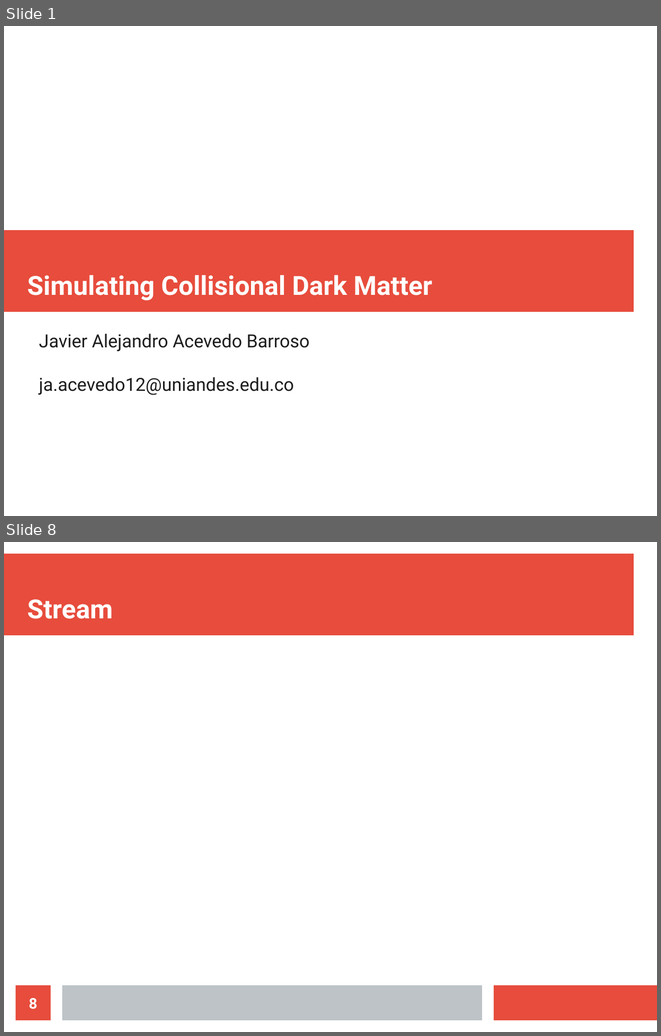
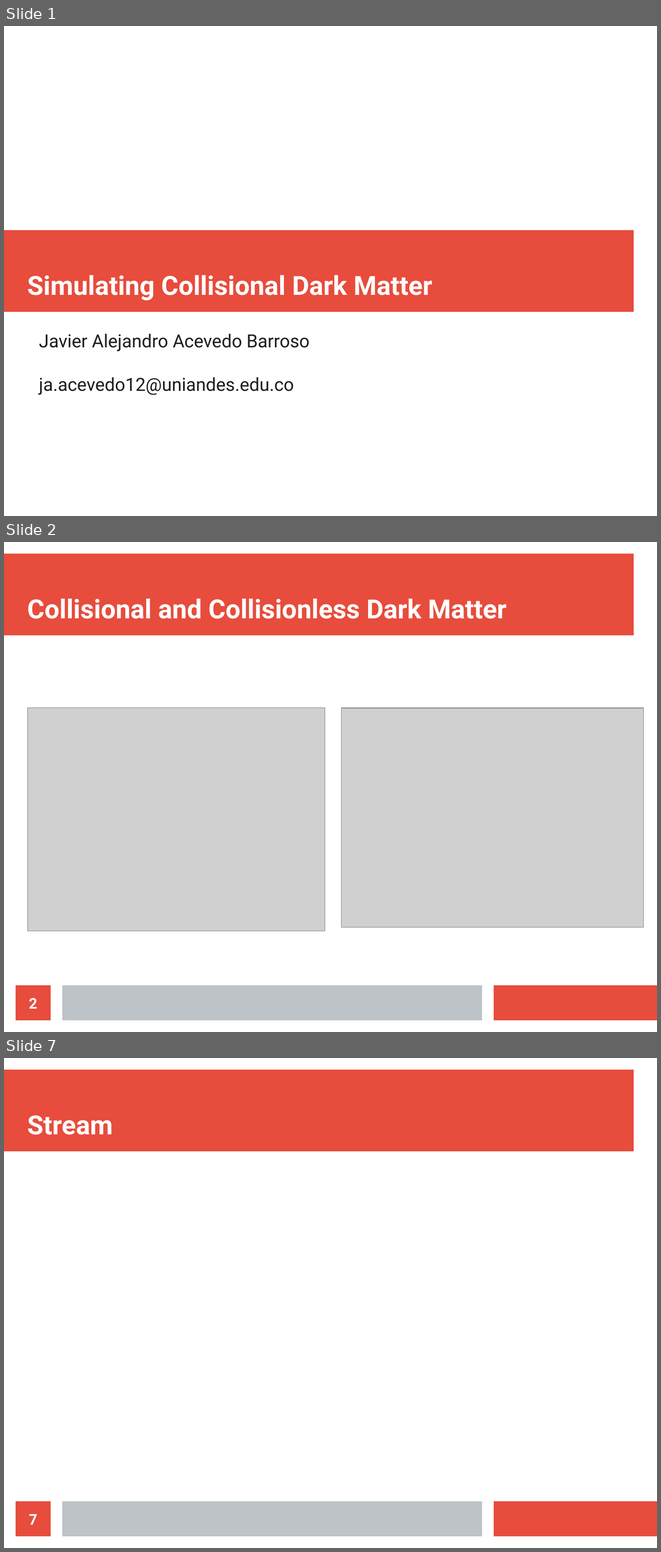
Before and after one commit to ClarkGuilty/2018, a slide deck: MOCa/diap.odp. Shown one above the other, each under a label of ours: slides 1 and 8 before the commit, slides 1, 2 and 7 after it; the slides between them are not shown. The pictures are 661x1036 and 661x1552 pixels, drawn with LibreOffice and Linux fonts; fonts in the diff are those of the drawing; grey boxes stand for pictures. Boxes give left, top, right and bottom in pixels: in the first picture for what was removed or moved away, otherwise in the second. Text is boxed around its words. In the diff, an @@ line names an element or a change of style, - is before the commit and + after.

```diff
--- a/MOCa/diap.odp
+++ b/MOCa/diap.odp
@@ slide 2 added at (4, 542, 657, 1032), background #FFFFFF; not listed: 3 template elements that a slide beside it also shows @@
@@ title added at (27, 598, 507, 619), 32 pt, text #FFFFFF, bold @@
+Collisional and Collisionless Dark Matter
@@ picture added at (28, 708, 325, 930) @@
@@ picture added at (341, 708, 644, 927) @@
@@ page number added at (16, 985, 51, 1020), fill #E74C3C, 18 pt, text #FFFFFF, bold @@
+2
@@ what was slide 8 is now slide 7 @@
@@ page number at (29, 1514, 37, 1524): text changed @@
-8
+7
```
Also in this commit, not shown: 4 slides changed, 2 other slides added, 3 slides removed, 14 other files.
